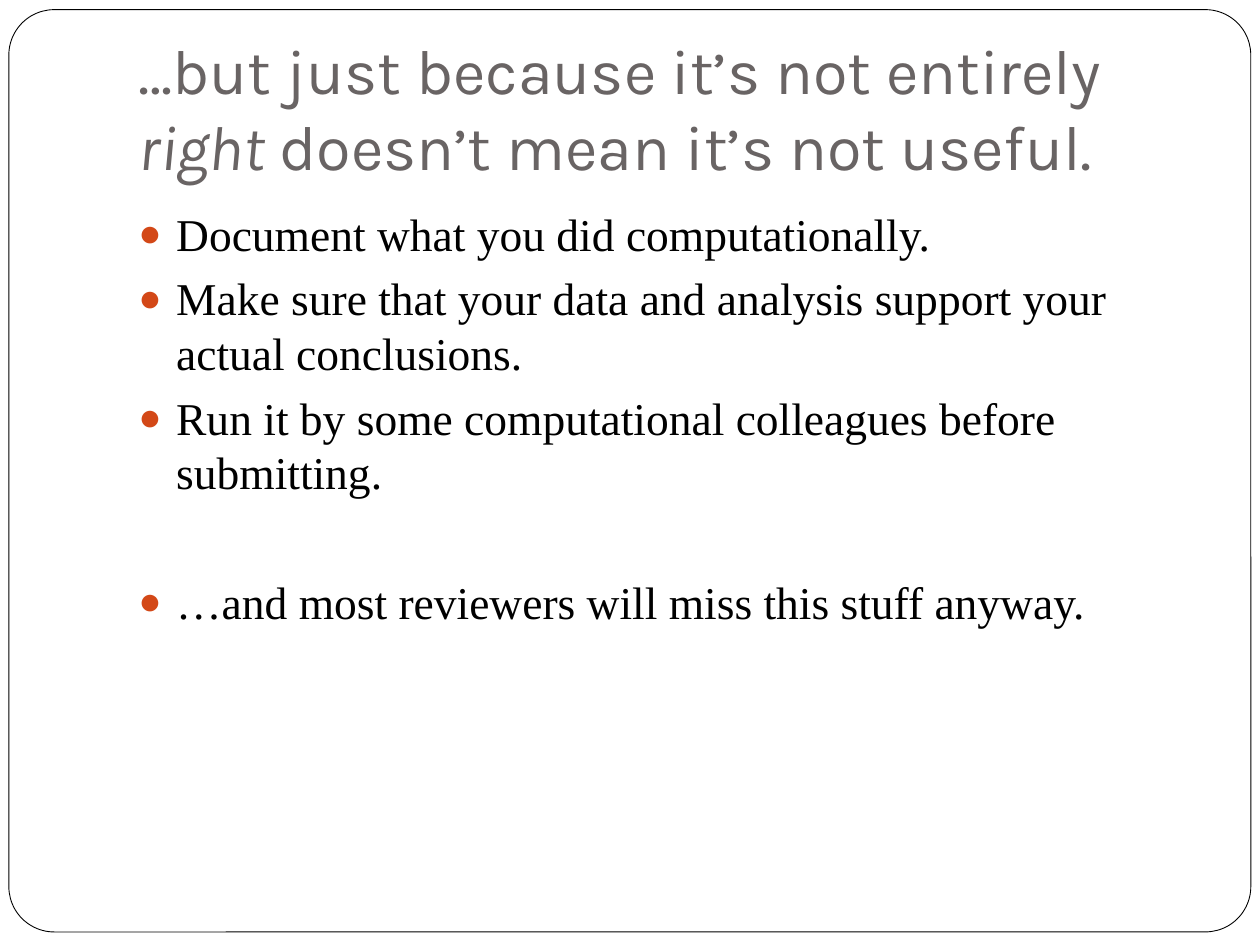
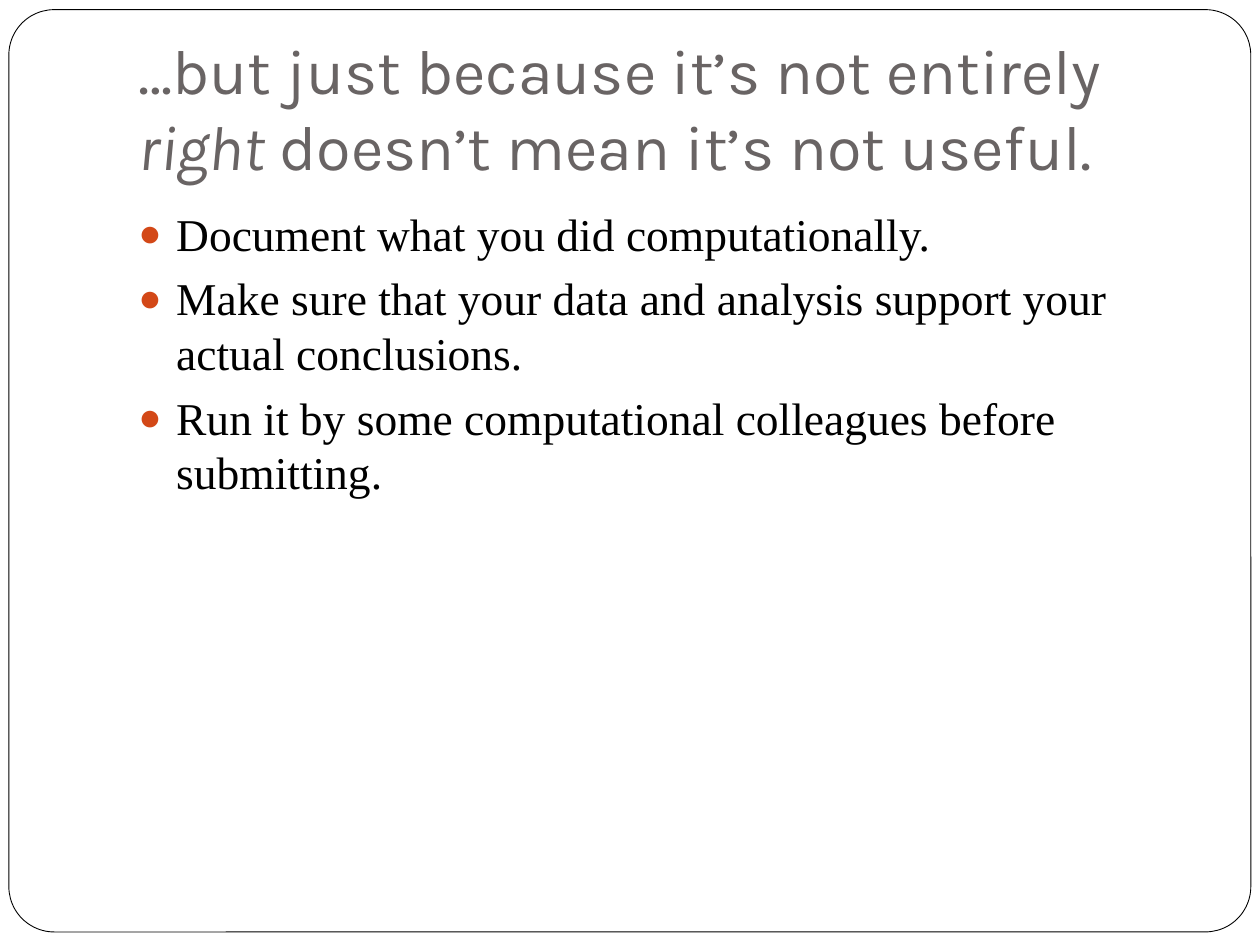
Before and after one commit to ngs-docs/angus, a slide deck: slide 11 of _static/2016-final-lecture.pptx. Drawn at 1260x945 pixels with LibreOffice and Linux fonts; fonts in the diff are those of the drawing. Boxes give left, top, right and bottom in pixels: in the first picture for what was removed or moved away, otherwise in the second. Text is boxed around its words. In the diff, an @@ line names an element or a change of style, - is before the commit and + after.

Commit message:
ppt

```diff
--- a/_static/2016-final-lecture.pptx
+++ b/_static/2016-final-lecture.pptx
@@ text at box(176, 587, 1085, 628): paragraph removed @@
-● …and most reviewers will miss this stuff anyway.
```
Also in this commit, not shown: 1 other slide changed.
